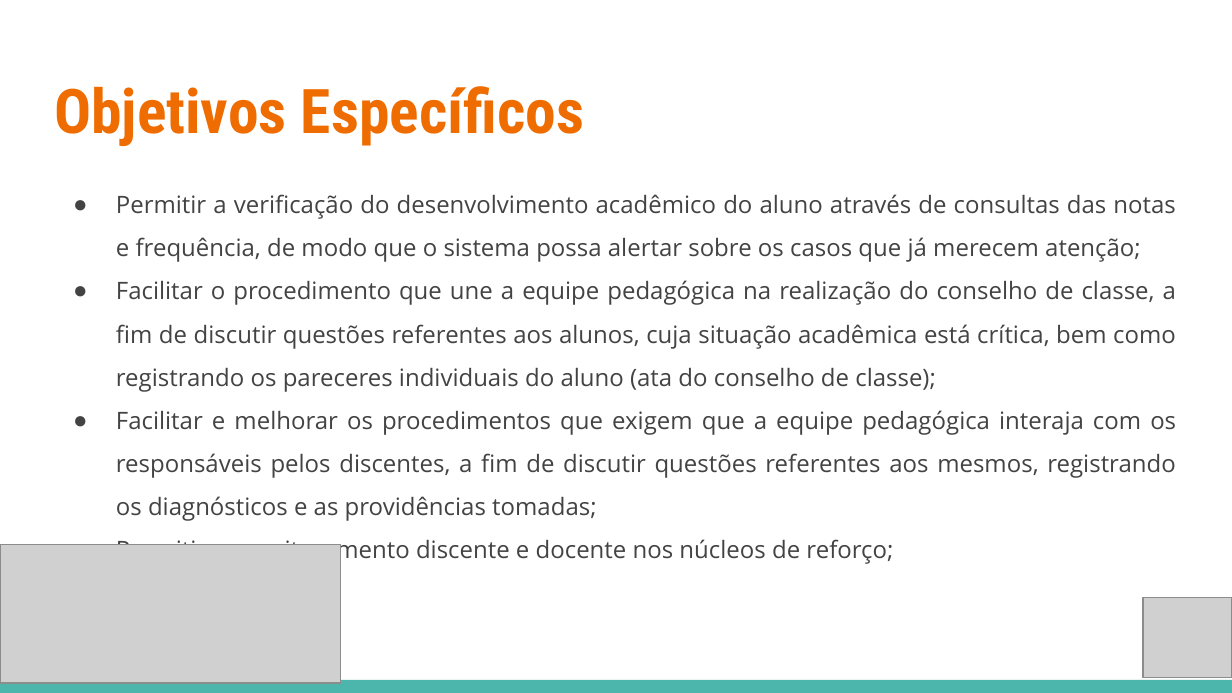
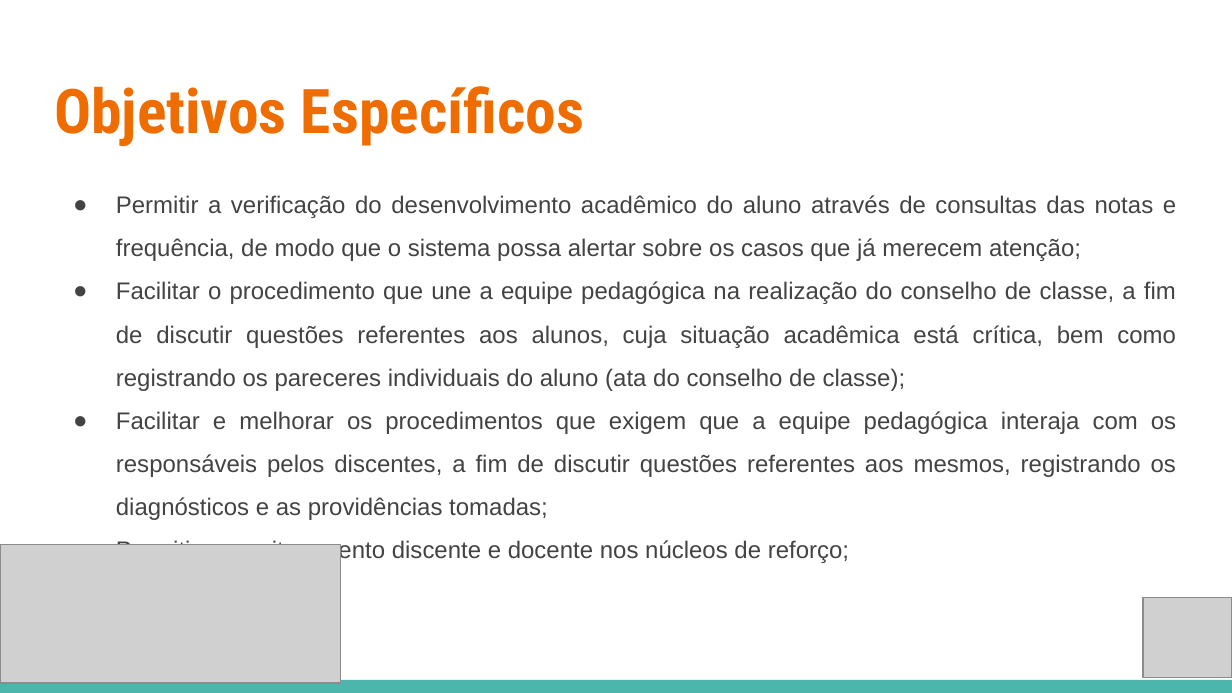
Before and after one commit to deividazevedo2/Projeto-SISAP, a slide deck: slide 4 of SISAP/000-GERENCIA_DE_PROJETO/PPJ-PLANO_DE_PROJETO - SISAP.pptx. Drawn at 1232x693 pixels with LibreOffice and Linux fonts; fonts in the diff are those of the drawing; grey boxes stand for pictures. Boxes give left, top, right and bottom in pixels: in the first picture for what was removed or moved away, otherwise in the second. Text is boxed around its words. In the diff, an @@ line names an element or a change of style, - is before the commit and + after.

```diff
--- a/SISAP/000-GERENCIA_DE_PROJETO/PPJ-PLANO_DE_PROJETO - SISAP.pptx
+++ b/SISAP/000-GERENCIA_DE_PROJETO/PPJ-PLANO_DE_PROJETO - SISAP.pptx
@@ text "Permitir a verificação do desenvolvimento ..." at [116, 195, 1176, 564]: font Open Sans to Arial @@
```
Also in this commit, not shown: 6 other slides changed, 2 other files.
